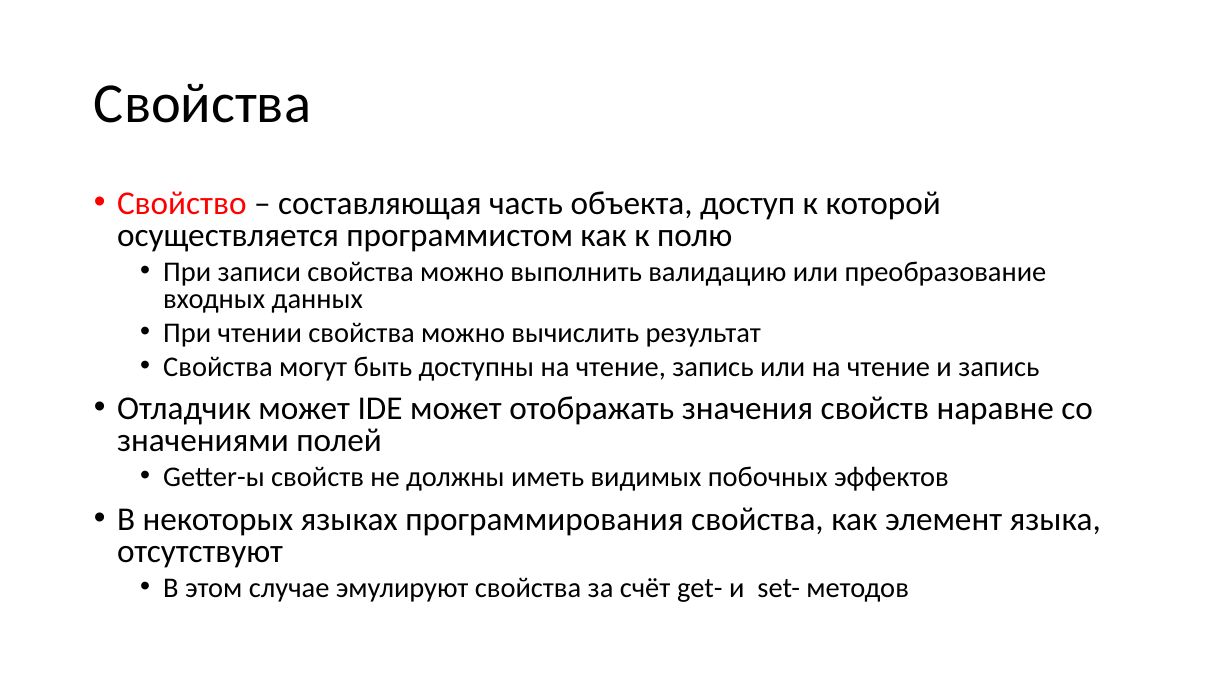
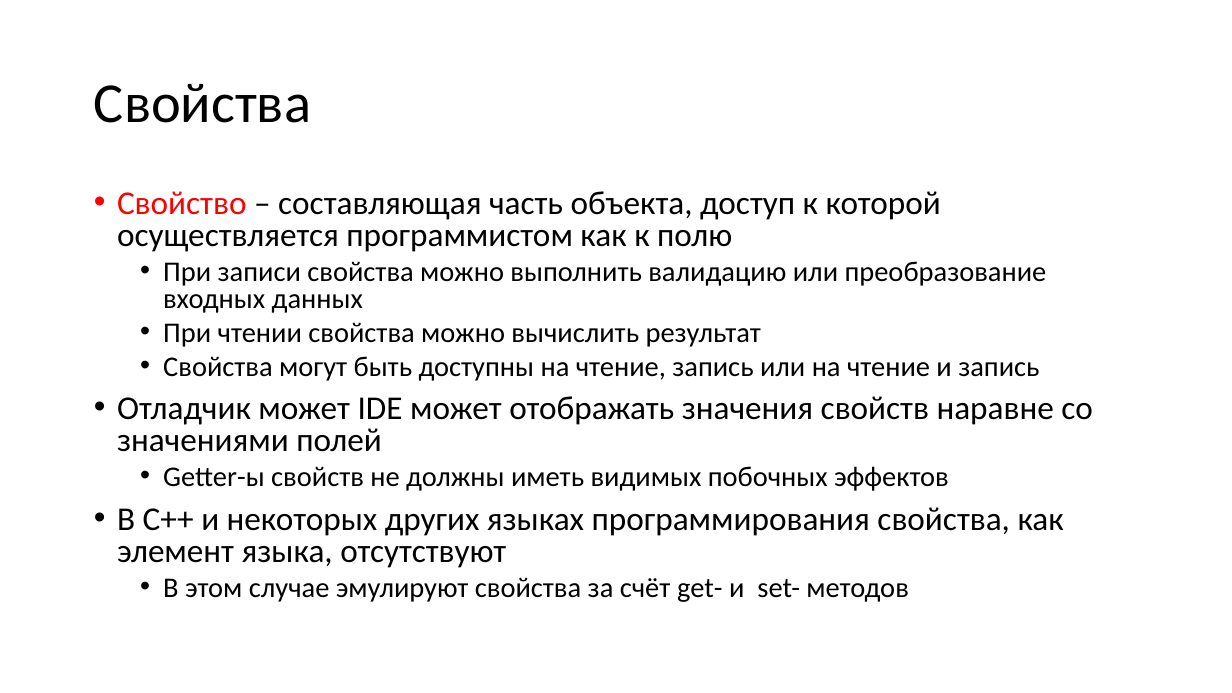
Before and after one commit to alexey-malov/oop, a slide deck: slide 57 of lectures/02/Основы ООП.pptx (slide 58 before the commit). Drawn at 1232x693 pixels with LibreOffice and Linux fonts; fonts in the diff are those of the drawing. Boxes give left, top, right and bottom in pixels: in the first picture for what was removed or moved away, otherwise in the second. Text is boxed around its words. In the diff, an @@ line names an element or a change of style, - is before the commit and + after.

```diff
--- a/lectures/02/Основы ООП.pptx
+++ b/lectures/02/Основы ООП.pptx
@@ text at (117, 507, 1064, 568): text changed @@
-• В некоторых языках программирования свойства, как элемент языка, отсутствуют
+• В C++ и некоторых других языках программирования свойства, как элемент языка, отсутствуют
```
Also in this commit, not shown: 8 other slides changed, 12 slides added, 4 slides removed, 12 other files.
